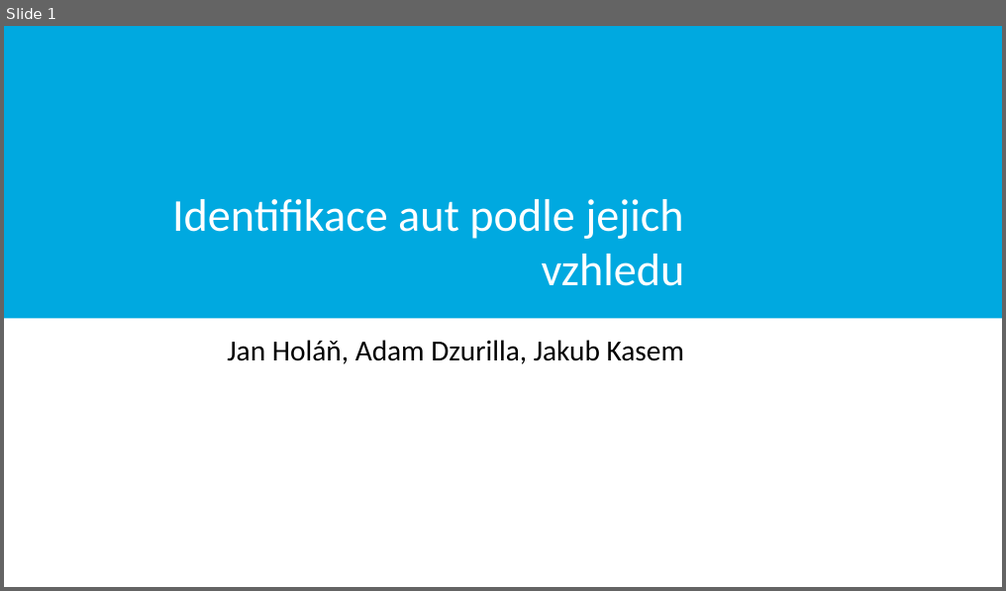
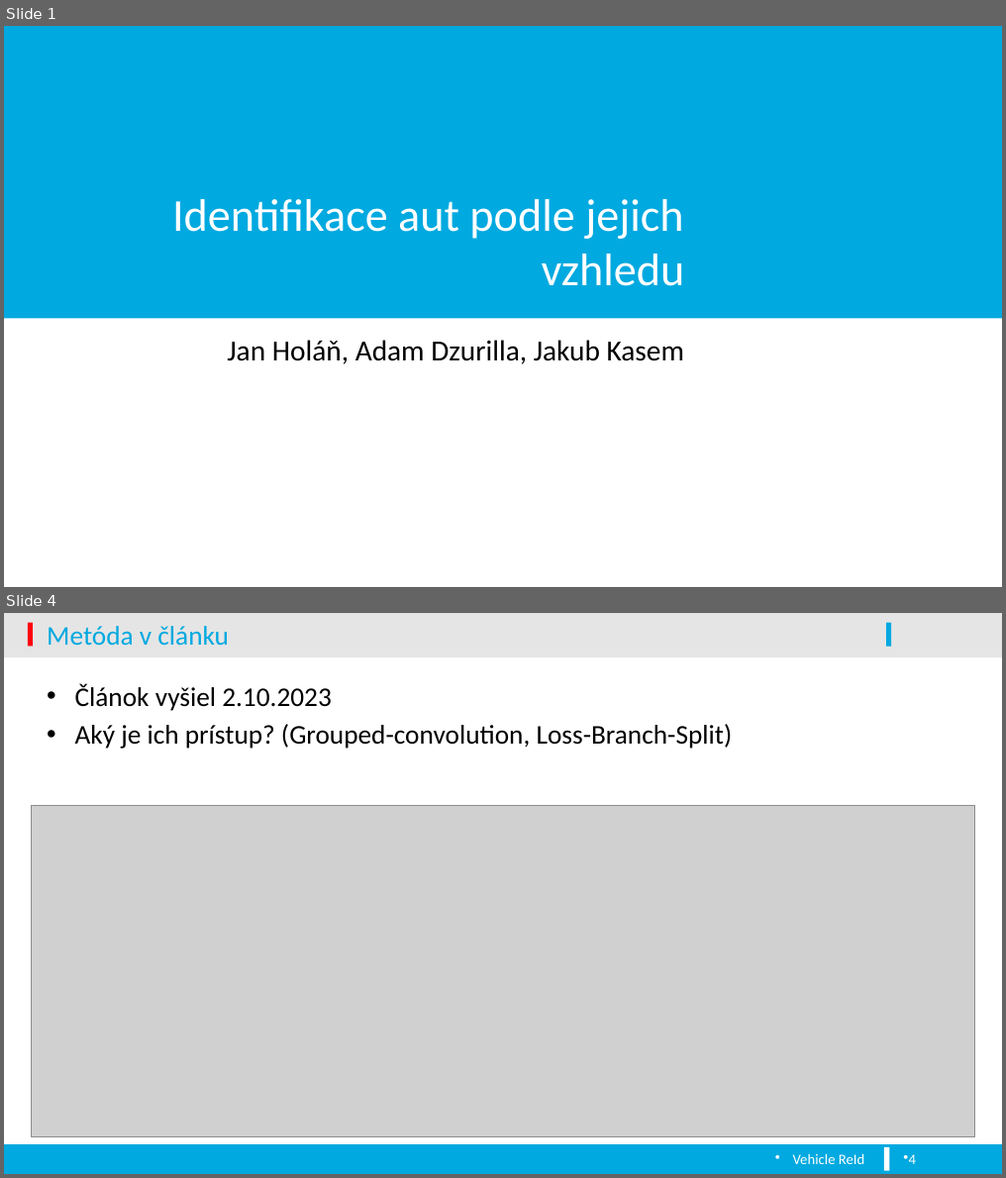
Before and after one commit to dzuris/knn_proj, a slide deck: Prezentace/Identifikace aut podle jejich vzhledu.pptx. Shown one above the other, each under a label of ours: slide 1 before the commit, slides 1 and 4 after it; the slides between them are not shown. The pictures are 1006x591 and 1006x1178 pixels, drawn with LibreOffice and Linux fonts; fonts in the diff are those of the drawing; grey boxes stand for pictures; background and template pictures are left out. Boxes give left, top, right and bottom in pixels: in the first picture for what was removed or moved away, otherwise in the second. Text is boxed around its words. In the diff, an @@ line names an element or a change of style, - is before the commit and + after.

```diff
--- a/Prezentace/Identifikace aut podle jejich vzhledu.pptx
+++ b/Prezentace/Identifikace aut podle jejich vzhledu.pptx
@@ slide 4 added at box(4, 613, 1002, 1174), background #FFFFFF @@
@@ rectangle added at box(4, 613, 1002, 655), fill #000000 at 10% opacity @@
@@ rectangle added at box(27, 623, 33, 647), fill #FE000C @@
@@ title added at box(47, 626, 229, 646), 26 pt, text #00A9E0 @@
+Metóda v článku
@@ rectangle added at box(887, 623, 892, 647), fill #00A9E0 @@
@@ rectangle added at box(4, 655, 1002, 658), fill #000000 at 10% opacity @@
@@ text added at box(75, 683, 733, 749), 26 pt, text #000000 @@
+• Článok vyšiel 2.10.2023
+• Aký je ich prístup? (Grouped-convolution, Loss-Branch-Split)
@@ picture added at box(32, 805, 975, 1137) @@
@@ rectangle added at box(4, 1146, 1002, 1174), fill #00A9E0 @@
@@ text added at box(793, 1154, 864, 1164), 14 pt, text #FFFFFF @@
+Vehicle ReId
@@ rectangle added at box(884, 1148, 890, 1170), fill #FFFFFF @@
@@ page number added at box(909, 1155, 916, 1164), 14 pt, text #FFFFFF @@
+4
```
Also in this commit, not shown: 1 slide changed, 5 other slides added, 2 slides removed.
